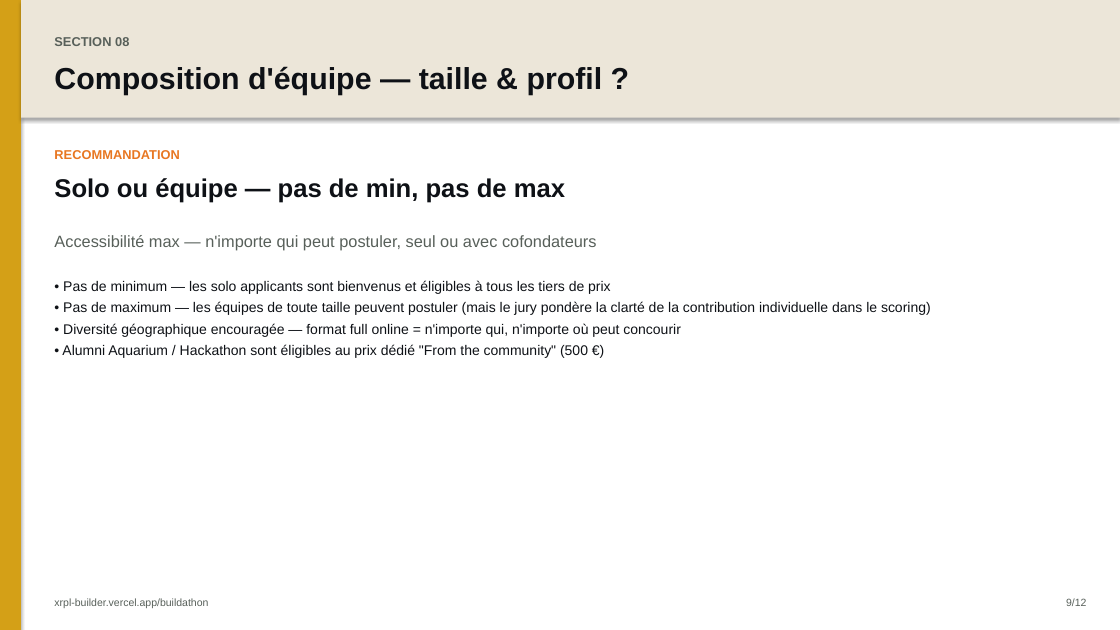
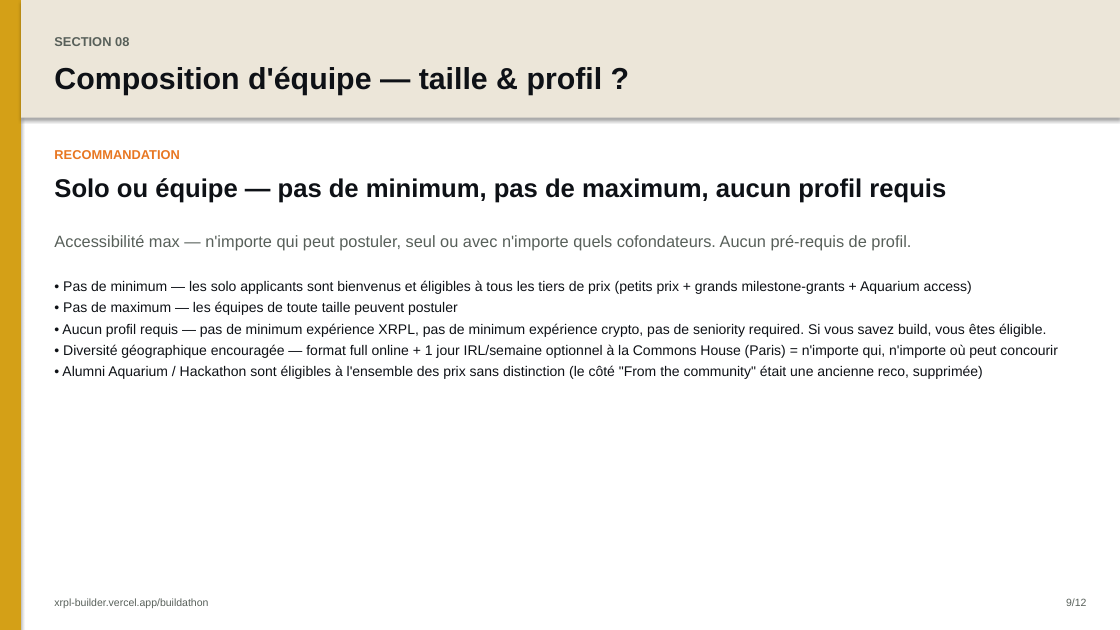
Before and after one commit to AurelienBg/xrpl-builder, a slide deck: slide 10 of buildathon-deck.pptx. Drawn at 1120x630 pixels with LibreOffice and Linux fonts; fonts in the diff are those of the drawing. Boxes give left, top, right and bottom in pixels: in the first picture for what was removed or moved away, otherwise in the second. Text is boxed around its words. In the diff, an @@ line names an element or a change of style, - is before the commit and + after.

```diff
--- a/buildathon-deck.pptx
+++ b/buildathon-deck.pptx
@@ text at bbox=[54, 178, 946, 203]: text changed @@
-Solo ou équipe — pas de min, pas de max
+Solo ou équipe — pas de minimum, pas de maximum, aucun profil requis
@@ text at bbox=[54, 235, 911, 250]: text changed @@
-Accessibilité max — n'importe qui peut postuler, seul ou avec cofondateurs
+Accessibilité max — n'importe qui peut postuler, seul ou avec n'importe quels cofondateurs. Aucun pré-requis de profil.
@@ text at bbox=[62, 280, 1057, 379]: text changed @@
-• Pas de minimum — les solo applicants sont bienvenus et éligibles à tous les tiers de prix
-• Pas de maximum — les équipes de toute taille peuvent postuler (mais le jury pondère la clarté de la contribution individuelle dans le scoring)
-• Diversité géographique encouragée — format full online = n'importe qui, n'importe où peut concourir
-• Alumni Aquarium / Hackathon sont éligibles au prix dédié "From the community" (500 €)
+• Pas de minimum — les solo applicants sont bienvenus et éligibles à tous les tiers de prix (petits prix + grands milestone-grants + Aquarium access)
+• Pas de maximum — les équipes de toute taille peuvent postuler
+• Aucun profil requis — pas de minimum expérience XRPL, pas de minimum expérience crypto, pas de seniority required. Si vous savez build, vous êtes éligible.
+• Diversité géographique encouragée — format full online + 1 jour IRL/semaine optionnel à la Commons House (Paris) = n'importe qui, n'importe où peut concourir
+• Alumni Aquarium / Hackathon sont éligibles à l'ensemble des prix sans distinction (le côté "From the community" était une ancienne reco, supprimée)
```
Also in this commit, not shown: 3 other slides changed, 3 other files.
